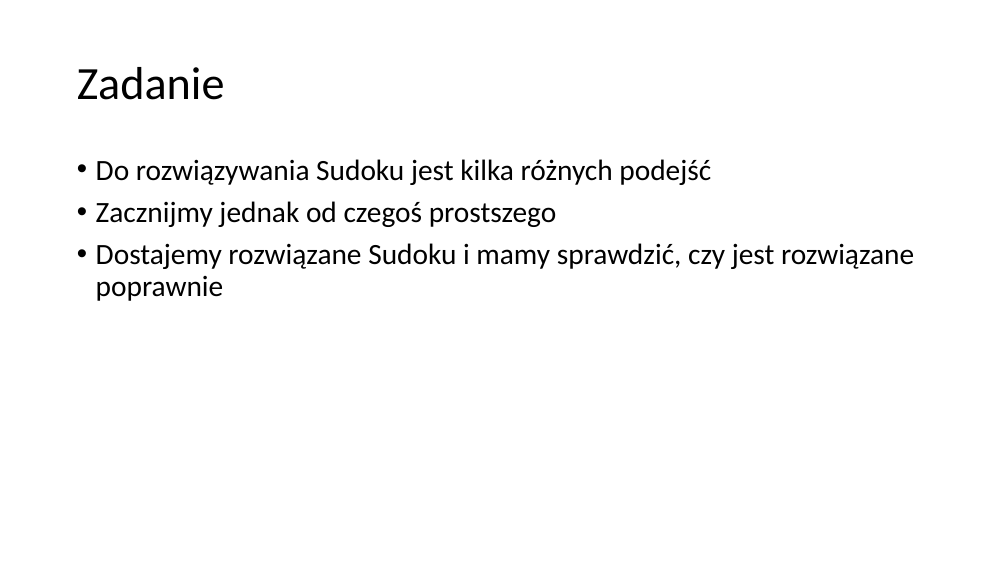
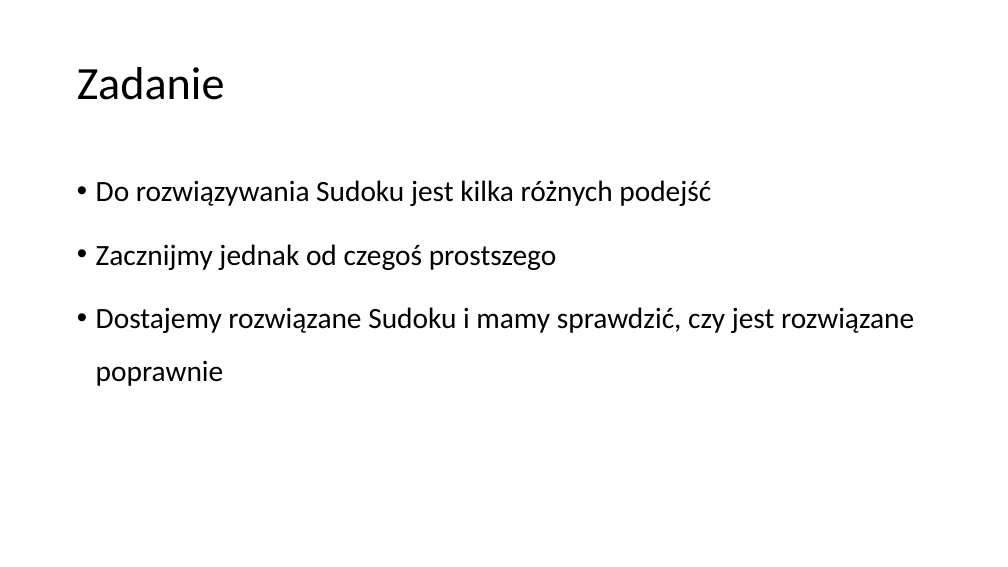
Before and after one commit to blackbat13/cs-lut, a slide deck: slide 5 of Zadania/Sudoku.pptx. Drawn at 1008x567 pixels with LibreOffice and Linux fonts; fonts in the diff are those of the drawing. Boxes give left, top, right and bottom in pixels: in the first picture for what was removed or moved away, otherwise in the second. Text is boxed around its words. In the diff, an @@ line names an element or a change of style, - is before the commit and + after.

```diff
--- a/Zadania/Sudoku.pptx
+++ b/Zadania/Sudoku.pptx
@@ text "Do rozwiązywania Sudoku jest kilka ..." at (96,180,914,386): line spacing 0.9 to 1.5 @@
```
Also in this commit, not shown: 4 other slides changed.
